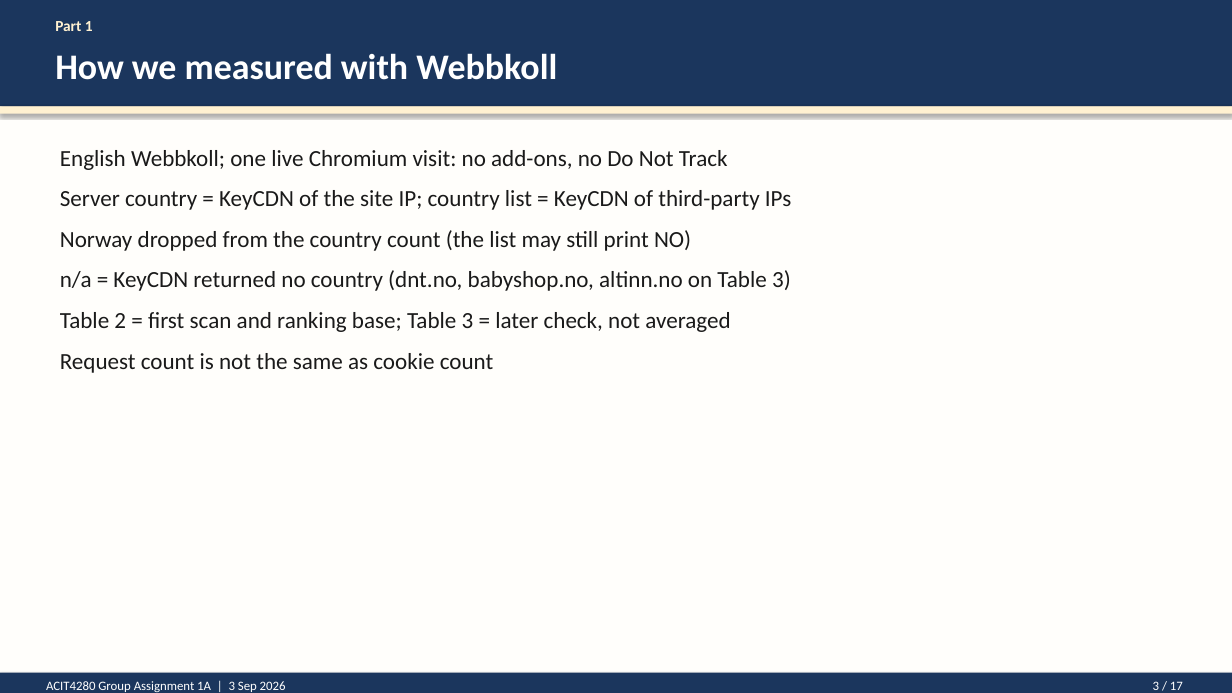
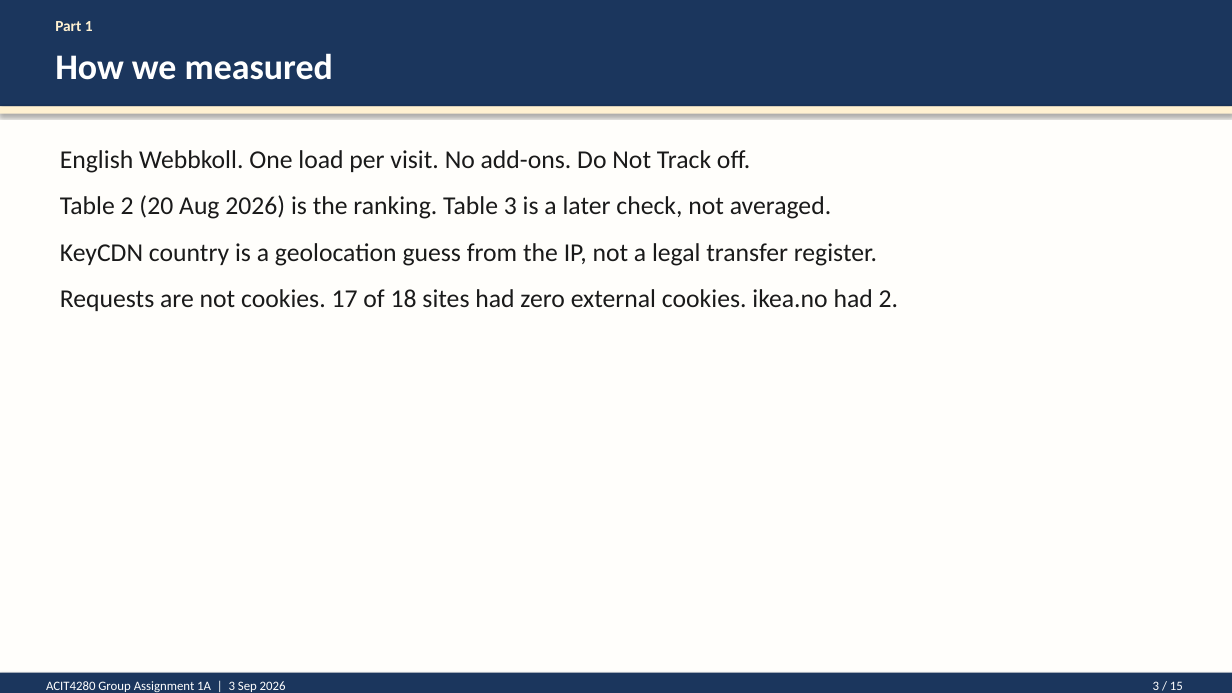
Before and after one commit to kasa031/Bacheloroppgave, a slide deck: slide 3 of ACIT4280_1A_presentation.pptx. Drawn at 1232x693 pixels with LibreOffice and Linux fonts; fonts in the diff are those of the drawing. Boxes give left, top, right and bottom in pixels: in the first picture for what was removed or moved away, otherwise in the second. Text is boxed around its words. In the diff, an @@ line names an element or a change of style, - is before the commit and + after.

```diff
--- a/ACIT4280_1A_presentation.pptx
+++ b/ACIT4280_1A_presentation.pptx
@@ text at bbox=[55, 53, 333, 80]: text changed @@
-How we measured with Webbkoll
+How we measured
@@ text at bbox=[60, 150, 898, 311]: text changed; size 18 to 20 pt @@
-English Webbkoll; one live Chromium visit: no add-ons, no Do Not Track
-Server country = KeyCDN of the site IP; country list = KeyCDN of third-party IPs
-Norway dropped from the country count (the list may still print NO)
-n/a = KeyCDN returned no country (dnt.no, babyshop.no, altinn.no on Table 3)
-Table 2 = first scan and ranking base; Table 3 = later check, not averaged
-Request count is not the same as cookie count
+English Webbkoll. One load per visit. No add-ons. Do Not Track off.
+Table 2 (20 Aug 2026) is the ranking. Table 3 is a later check, not averaged.
+KeyCDN country is a geolocation guess from the IP, not a legal transfer register.
+Requests are not cookies. 17 of 18 sites had zero external cookies. ikea.no had 2.
@@ text at bbox=[1153, 681, 1183, 690]: text changed @@
-3 / 17
+3 / 15
```
Also in this commit, not shown: 13 other slides changed, 2 slides removed, 4 other files.
